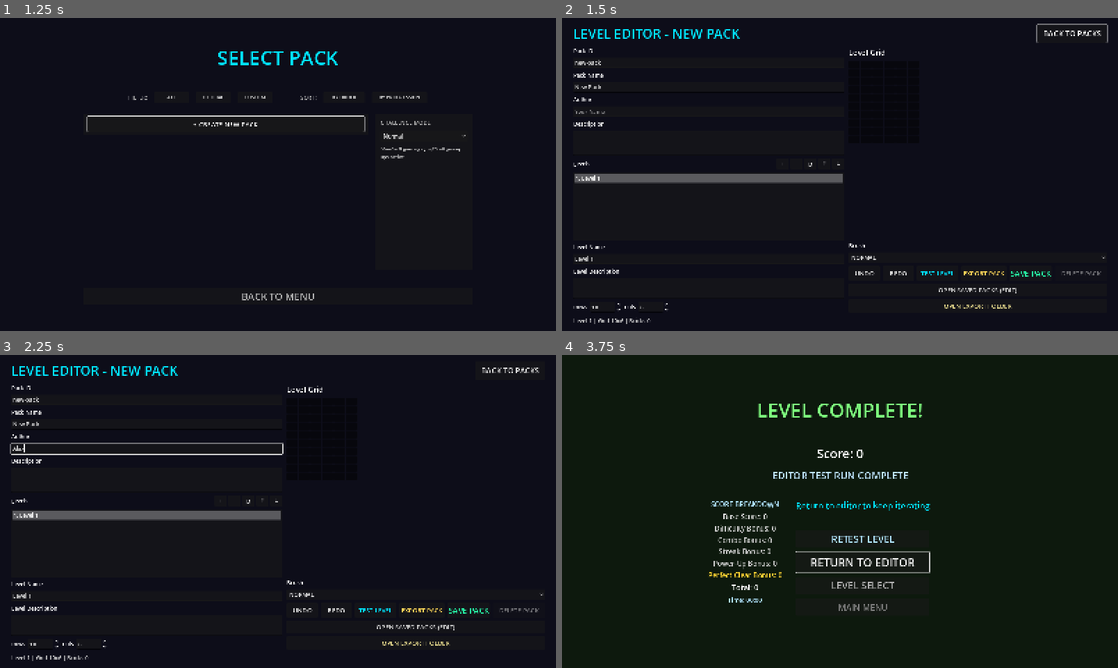
Above: before the commit, frames 1-4 (two rows, left to right).
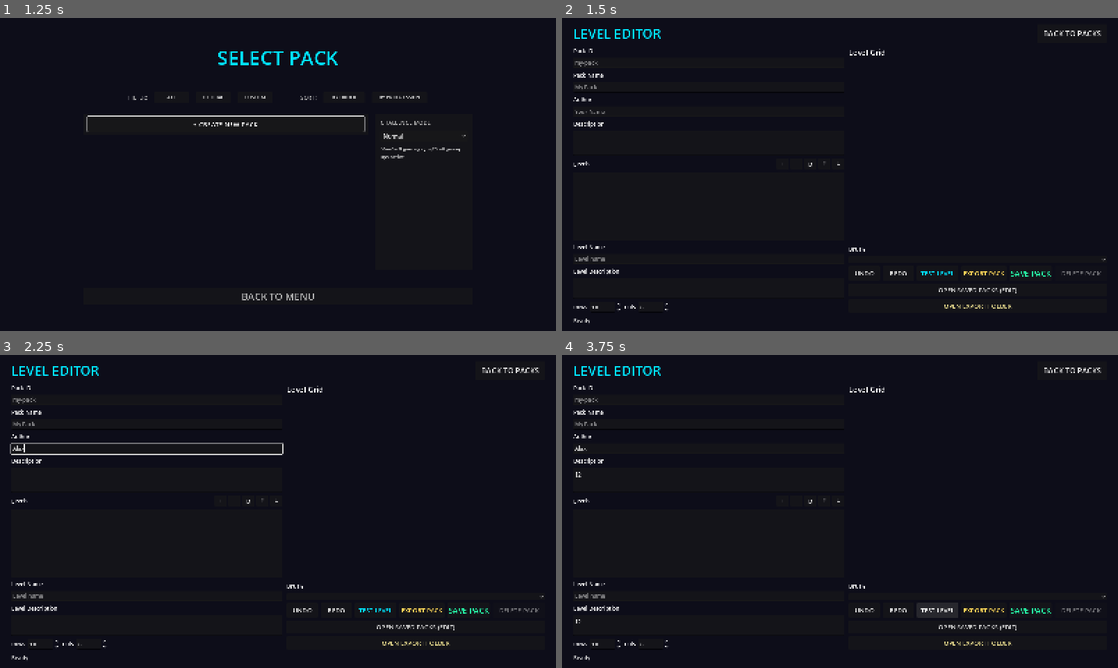
Above: after the commit, the same moments.

Repository: zepanv/zepball
Game: Godot game, scene res://scenes/ui/main_menu.tscn
Same seed, same stepped clock (60 frames per second), same inputs: the game is played once before the commit and once after it.
Inputs (mouse positions are in pixels of both pictures, inside the frame that each line leads up to):
- Up to frame 1 (1.25 s): click "PLAY" at 0.5 s
- Up to frame 2 (1.5 s): click "+ CREATE NEW PACK" at 1.25 s
- Up to frame 3 (2.25 s): click (144, 448) at 2.02 s; type "Alex" at 2.1 s
- Up to frame 4 (3.75 s): click (706, 480) at 2.25 s; type "12" at 2.33 s; click (706, 624) at 2.48 s; type "12" at 2.57 s; click "-" at 2.75 s; click (940, 611) at 3.5 s, where only the run after the commit has a clickable "TEST LEVEL"

Frame 1 is identical in both runs. In frame 2, 2.1% of the frame differs, in the area x 2-99%, y 1-98%; in frame 3, 2.0%; in frame 4, 4.7%, in the area x 2-98%, y 3-98%.
Error after the commit: Parse Error: Could not preload resource script "res://scripts/ui/editor_pack_io_helper.gd". (res://scripts/ui/level_editor.gd:82)

Commit message:
refactor: extract EditorPackIOHelper from level_editor.gd

Diff:
--- /dev/null
+++ b/scripts/ui/editor_pack_io_helper.gd
@@ -0,0 +1,228 @@
+class_name EditorPackIOHelper
+extends RefCounted
+
+func _sanitize_pack_id(raw_id: String) -> String:
+	var value: String = raw_id.strip_edges().to_lower()
+	value = value.replace(" ", "-")
+	var output: String = ""
+	for idx in range(value.length()):
+		var c: String = value.substr(idx, 1)
+		var is_valid: bool = (c >= "a" and c <= "z") or (c >= "0" and c <= "9") or c == "-" or c == "_"
+		if is_valid:
+			output += c
+	while output.find("--") != -1:
+		output = output.replace("--", "-")
+	return output.trim_prefix("-").trim_suffix("-")
+
+func _can_delete_current_pack(parent: Node) -> bool:
+	var pack_id: String = str(parent.current_pack.get("pack_id", "")).strip_edges()
+	if pack_id.is_empty():
+		return false
+	if not PackLoader.pack_exists(pack_id):
+		return false
+	var existing_pack: Dictionary = PackLoader.get_pack(pack_id)
+	if existing_pack.is_empty():
+		return false
+	return str(existing_pack.get("source", "")) == "user"
+
+func _update_delete_button_state(parent: Node) -> void:
+	parent.delete_button.disabled = not _can_delete_current_pack(parent)
+
+func _on_save_button_pressed(parent: Node) -> void:
+	var normalized_pack_id: String = _sanitize_pack_id(parent.pack_id_input.text)
+	if normalized_pack_id.is_empty():
+		parent.status_label.text = "Pack ID is required"
+		return
+	if parent.pack_name_input.text.strip_edges().is_empty():
+		parent.status_label.text = "Pack Name is required"
+		return
+
+	var is_builtin: bool = parent._editing_builtin_pack
+
+	var persist_pack: Dictionary = _build_pack_payload(parent, normalized_pack_id)
+	if persist_pack.is_empty():
+		parent.status_label.text = "Save failed (invalid pack data)"
+		return
+	parent.current_pack = persist_pack.duplicate(true)
+	var saved: bool
+	var saved_as_builtin: bool = is_builtin and OS.is_debug_build()
+	if saved_as_builtin:
+		saved = PackLoader.save_builtin_pack(parent.current_pack)
+	else:
+		saved = PackLoader.save_user_pack(parent.current_pack)
+	if not saved:
+		parent.status_label.text = "Save failed (validation error)"
+		return
+
+	MenuController.current_editor_pack_id = normalized_pack_id
+	if saved_as_builtin:
+		parent.status_label.text = "Saved builtin pack: %s" % normalized_pack_id
+	else:
+		parent.status_label.text = "Saved pack: %s (reopen via OPEN SAVED PACKS -> EDIT)" % normalized_pack_id
+	_update_delete_button_state(parent)
+
+func _on_delete_button_pressed(parent: Node) -> void:
+	var pack_id: String = str(parent.current_pack.get("pack_id", "")).strip_edges()
+	if not _can_delete_current_pack(parent):
+		parent.status_label.text = "Delete available only for saved custom packs"
+		return
+	parent.delete_confirm_dialog.dialog_text = "Delete pack "%s"?
+This cannot be undone." % pack_id
+	parent.delete_confirm_dialog.popup_centered()
+
+func _on_delete_confirm_dialog_confirmed(parent: Node) -> void:
+	var pack_id: String = str(parent.current_pack.get("pack_id", "")).strip_edges()
+	if not _can_delete_current_pack(parent):
+		parent.status_label.text = "Pack is not deletable"
+		_update_delete_button_state(parent)
+		return
+	if not PackLoader.delete_user_pack(pack_id):
+		parent.status_label.text = "Failed to delete pack"
+		return
+	MenuController.current_editor_pack_id = ""
+	parent.status_label.text = "Deleted pack: %s" % pack_id
+	MenuController.show_set_select()
+
+func _on_export_button_pressed(parent: Node) -> void:
+	var export_pack_id: String = _sanitize_pack_id(parent.pack_id_input.text)
+	if export_pack_id.is_empty():
+		export_pack_id = "export-pack"
+
+	var export_pack: Dictionary = _build_pack_payload(parent, export_pack_id)
+	if export_pack.is_empty():
+		parent.status_label.text = "Export failed (invalid pack data)"
+		return
+
+	var root_dir: DirAccess = DirAccess.open("user://")
+	if root_dir == null:
+		parent.status_label.text = "Export failed (cannot access user://)"
+		return
+	if not root_dir.dir_exists("exports"):
+		var mkdir_result: int = root_dir.make_dir_recursive("exports")
+		if mkdir_result != OK:
+			parent.status_label.text = "Export failed (cannot create exports folder)"
+			return
+
+	var dt: Dictionary = Time.get_datetime_dict_from_system(true)
+	var timestamp: String = "%04d%02d%02d-%02d%02d%02d" % [
+		int(dt.get("year", 0)),
+		int(dt.get("month", 0)),
+		int(dt.get("day", 0)),
+		int(dt.get("hour", 0)),
+		int(dt.get("minute", 0)),
+		int(dt.get("second", 0))
+	]
+	var file_name: String = "%s-%s.zeppack" % [export_pack_id, timestamp]
+	var export_path: String = parent.EXPORTS_PATH + file_name
+
+	var file: FileAccess = FileAccess.open(export_path, FileAccess.WRITE)
+	if file == null:
+		parent.status_label.text = "Export failed (cannot write file)"
+		return
+	file.store_string(JSON.stringify(export_pack, "	"))
+	file.close()
+
+	var full_path: String = ProjectSettings.globalize_path(export_path)
+	parent.status_label.text = "Exported: %s" % full_path
+
+func _on_test_button_pressed(parent: Node) -> void:
+	var levels: Array = parent.current_pack.get("levels", [])
+	if levels.is_empty():
+		parent.status_label.text = "Add at least one level before testing"
+		return
+	var level_data: Dictionary = parent._normalize_level_to_play_area(parent._get_current_level())
+	var level_name: String = str(level_data.get("name", "")).strip_edges()
+	if level_name.is_empty():
+		level_data["name"] = "Level %d" % (parent.selected_level_index + 1)
+	var level_grid: Dictionary = level_data.get("grid", {})
+	var limits: Dictionary = parent._get_grid_limits_for_play_area(level_grid)
+	level_grid["rows"] = clampi(int(level_grid.get("rows", parent.DEFAULT_ROWS)), 1, int(limits.get("max_rows", 1)))
+	level_grid["cols"] = clampi(int(level_grid.get("cols", parent.DEFAULT_COLS)), 1, int(limits.get("max_cols", 1)))
+	level_data["grid"] = level_grid
+
+	var test_pack: Dictionary = parent.current_pack.duplicate(true)
+	var test_levels: Array = test_pack.get("levels", [])
+	test_levels[parent.selected_level_index] = level_data
+	test_pack["levels"] = test_levels
+	test_pack["source"] = "user"
+	if str(test_pack.get("pack_id", "")).strip_edges().is_empty():
+		test_pack["pack_id"] = "editor-test-pack"
+	if str(test_pack.get("name", "")).strip_edges().is_empty():
+		test_pack["name"] = "Editor Test Pack"
+
+	MenuController.start_editor_test(test_pack, parent.selected_level_index, parent._editing_builtin_pack)
+
+func _on_open_exports_folder_button_pressed(parent: Node) -> void:
+	var root_dir: DirAccess = DirAccess.open("user://")
+	if root_dir == null:
+		parent.status_label.text = "Cannot access user://"
+		return
+	if not root_dir.dir_exists("exports"):
+		var mkdir_result: int = root_dir.make_dir_recursive("exports")
+		if mkdir_result != OK:
+			parent.status_label.text = "Cannot create exports folder"
+			return
+
+	var exports_global_path: String = ProjectSettings.globalize_path(parent.EXPORTS_PATH)
+	var opened: Error = OS.shell_open(exports_global_path)
+	if opened != OK:
+		# Fallback URI form for desktop environments that prefer file scheme.
+		opened = OS.shell_open("file://" + exports_global_path)
+	if opened != OK:
+		parent.status_label.text = "Failed to open export folder"
+		return
+	parent.status_label.text = "Opened export folder: %s" % exports_global_path
+
+func _build_pack_payload(parent: Node, target_pack_id: String) -> Dictionary:
+	var to_save: Dictionary = parent.current_pack.duplicate(true)
+	var pack_id: String = _sanitize_pack_id(target_pack_id)
+	if pack_id.is_empty():
+		return {}
+	var pack_name: String = parent.pack_name_input.text.strip_edges()
+	if pack_name.is_empty():
+		return {}
+
+	to_save["pack_id"] = pack_id
+	to_save["name"] = pack_name
+	to_save["author"] = parent.author_input.text.strip_edges()
+	to_save["description"] = parent.description_input.text.strip_edges()
+	to_save["source"] = "user"
+	to_save["updated_at"] = Time.get_datetime_string_from_system(true)
+	if not to_save.has("created_at"):
+		to_save["created_at"] = to_save["updated_at"]
+
+	var levels: Array = to_save.get("levels", [])
+	parent._reindex_levels(levels)
+	for idx in range(levels.size()):
+		if not (levels[idx] is Dictionary):
+			continue
+		var source_level: Dictionary = levels[idx]
+		var level_data: Dictionary = parent._normalize_level_to_play_area(source_level)
+		if str(level_data.get("name", "")).strip_edges().is_empty():
+			level_data["name"] = "Level %d" % (idx + 1)
+		levels[idx] = level_data
+	to_save["levels"] = levels
+	to_save["zeppack_version"] = 2 if _requires_pack_v2(to_save) else 1
+
+	var errors: Array[String] = PackLoader.validate_pack(to_save)
+	if not errors.is_empty():
+		push_warning("LevelEditor export/save payload invalid: %s" % "; ".join(errors))
+		return {}
+
+	return to_save
+
+func _requires_pack_v2(pack_data: Dictionary) -> bool:
+	var levels: Array = pack_data.get("levels", [])
+	for level_variant in levels:
+		if not (level_variant is Dictionary):
+			continue
+		var level_data: Dictionary = level_variant
+		var bricks: Array = level_data.get("bricks", [])
+		for brick_variant in bricks:
+			if not (brick_variant is Dictionary):
+				continue
+			var brick_data: Dictionary = brick_variant
+			var brick_type: String = str(brick_data.get("type", ""))
+			if brick_type == "FORCE_ARROW" or brick_type == "POWERUP_BRICK":
+				return true
+	return false
--- a/scripts/ui/level_editor.gd
+++ b/scripts/ui/level_editor.gd
@@ -79,12 +79,15 @@
 
 const EDITOR_UNDO_HELPER_SCRIPT = preload("res://scripts/ui/editor_undo_helper.gd")
 const EDITOR_GRID_HELPER_SCRIPT = preload("res://scripts/ui/editor_grid_helper.gd")
+const EDITOR_PACK_IO_HELPER_SCRIPT = preload("res://scripts/ui/editor_pack_io_helper.gd")
 var undo_helper: RefCounted = null
 var grid_helper: RefCounted = null
+var pack_io_helper: RefCounted = null
 
 func _ready() -> void:
 	undo_helper = EDITOR_UNDO_HELPER_SCRIPT.new()
 	grid_helper = EDITOR_GRID_HELPER_SCRIPT.new()
+	pack_io_helper = EDITOR_PACK_IO_HELPER_SCRIPT.new()
 	_update_back_button_text()
 	_initialize_palette()
 	_initialize_editor_pack()
@@ -294,18 +297,12 @@
 
 
 func _can_delete_current_pack() -> bool:
-	var pack_id: String = str(current_pack.get("pack_id", "")).strip_edges()
-	if pack_id.is_empty():
-		return false
-	if not PackLoader.pack_exists(pack_id):
-		return false
-	var existing_pack: Dictionary = PackLoader.get_pack(pack_id)
-	if existing_pack.is_empty():
-		return false
-	return str(existing_pack.get("source", "")) == "user"
+	return pack_io_helper._can_delete_current_pack(self)
+
 
 func _update_delete_button_state() -> void:
-	delete_button.disabled = not _can_delete_current_pack()
+	pack_io_helper._update_delete_button_state(self)
+
 
 func _refresh_grid() -> void:
 	grid_helper._refresh_grid(self)
@@ -336,17 +333,8 @@
 
 
 func _sanitize_pack_id(raw_id: String) -> String:
-	var value: String = raw_id.strip_edges().to_lower()
-	value = value.replace(" ", "-")
-	var output: String = ""
-	for idx in range(value.length()):
-		var c: String = value.substr(idx, 1)
-		var is_valid: bool = (c >= "a" and c <= "z") or (c >= "0" and c <= "9") or c == "-" or c == "_"
-		if is_valid:
-			output += c
-	while output.find("--") != -1:
-		output = output.replace("--", "-")
-	return output.trim_prefix("-").trim_suffix("-")
+	return pack_io_helper._sanitize_pack_id(raw_id)
+
 
 func _on_grid_cell_pressed(row: int, col: int) -> void:
 	var target_type: String = "" if selected_brick_type == "ERASER" else selected_brick_type
@@ -506,127 +494,24 @@
 
 
 func _on_save_button_pressed() -> void:
-	var normalized_pack_id: String = _sanitize_pack_id(pack_id_input.text)
-	if normalized_pack_id.is_empty():
-		status_label.text = "Pack ID is required"
-		return
-	if pack_name_input.text.strip_edges().is_empty():
-		status_label.text = "Pack Name is required"
-		return
-
-	var is_builtin: bool = _editing_builtin_pack
-
-	var persist_pack: Dictionary = _build_pack_payload(normalized_pack_id)
-	if persist_pack.is_empty():
-		status_label.text = "Save failed (invalid pack data)"
-		return
-	current_pack = persist_pack.duplicate(true)
-	var saved: bool
-	var saved_as_builtin: bool = is_builtin and OS.is_debug_build()
-	if saved_as_builtin:
-		saved = PackLoader.save_builtin_pack(current_pack)
-	else:
-		saved = PackLoader.save_user_pack(current_pack)
-	if not saved:
-		status_label.text = "Save failed (validation error)"
-		return
-
-	MenuController.current_editor_pack_id = normalized_pack_id
-	if saved_as_builtin:
-		status_label.text = "Saved builtin pack: %s" % normalized_pack_id
-	else:
-		status_label.text = "Saved pack: %s (reopen via OPEN SAVED PACKS -> EDIT)" % normalized_pack_id
-	_update_delete_button_state()
+	pack_io_helper._on_save_button_pressed(self)
+
 
 func _on_delete_button_pressed() -> void:
-	var pack_id: String = str(current_pack.get("pack_id", "")).strip_edges()
-	if not _can_delete_current_pack():
-		status_label.text = "Delete available only for saved custom packs"
-		return
-	delete_confirm_dialog.dialog_text = "Delete pack \"%s\"?\nThis cannot be undone." % pack_id
-	delete_confirm_dialog.popup_centered()
+	pack_io_helper._on_delete_button_pressed(self)
+
 
 func _on_delete_confirm_dialog_confirmed() -> void:
-	var pack_id: String = str(current_pack.get("pack_id", "")).strip_edges()
-	if not _can_delete_current_pack():
-		status_label.text = "Pack is not deletable"
-		_update_delete_button_state()
-		return
-	if not PackLoader.delete_user_pack(pack_id):
-		status_label.text = "Failed to delete pack"
-		return
-	MenuController.current_editor_pack_id = ""
-	status_label.text = "Deleted pack: %s" % pack_id
-	MenuController.show_set_select()
+	pack_io_helper._on_delete_confirm_dialog_confirmed(self)
+
 
 func _on_export_button_pressed() -> void:
-	var export_pack_id: String = _sanitize_pack_id(pack_id_input.text)
-	if export_pack_id.is_empty():
-		export_pack_id = "export-pack"
-
-	var export_pack: Dictionary = _build_pack_payload(export_pack_id)
-	if export_pack.is_empty():
-		status_label.text = "Export failed (invalid pack data)"
-		return
-
-	var root_dir: DirAccess = DirAccess.open("user://")
-	if root_dir == null:
-		status_label.text = "Export failed (cannot access user://)"
-		return
-	if not root_dir.dir_exists("exports"):
-		var mkdir_result: int = root_dir.make_dir_recursive("exports")
-		if mkdir_result != OK:
-			status_label.text = "Export failed (cannot create exports folder)"
-			return
-
-	var dt: Dictionary = Time.get_datetime_dict_from_system(true)
-	var timestamp: String = "%04d%02d%02d-%02d%02d%02d" % [
-		int(dt.get("year", 0)),
-		int(dt.get("month", 0)),
-		int(dt.get("day", 0)),
-		int(dt.get("hour", 0)),
-		int(dt.get("minute", 0)),
-		int(dt.get("second", 0))
-	]
-	var file_name: String = "%s-%s.zeppack" % [export_pack_id, timestamp]
-	var export_path: String = EXPORTS_PATH + file_name
-
-	var file: FileAccess = FileAccess.open(export_path, FileAccess.WRITE)
-	if file == null:
-		status_label.text = "Export failed (cannot write file)"
-		return
-	file.store_string(JSON.stringify(export_pack, "\t"))
-	file.close()
-
-	var full_path: String = ProjectSettings.globalize_path(export_path)
-	status_label.text = "Exported: %s" % full_path
+	pack_io_helper._on_export_button_pressed(self)
+
 
 func _on_test_button_pressed() -> void:
-	var levels: Array = current_pack.get("levels", [])
-	if levels.is_empty():
-		status_label.text = "Add at least one level before testing"
-		return
-	var level_data: Dictionary = _normalize_level_to_play_area(_get_current_level())
-	var level_name: String = str(level_data.get("name", "")).strip_edges()
-	if level_name.is_empty():
-		level_data["name"] = "Level %d" % (selected_level_index + 1)
-	var level_grid: Dictionary = level_data.get("grid", {})
-	var limits: Dictionary = _get_grid_limits_for_play_area(level_grid)
-	level_grid["rows"] = clampi(int(level_grid.get("rows", DEFAULT_ROWS)), 1, int(limits.get("max_rows", 1)))
-	level_grid["cols"] = clampi(int(level_grid.get("cols", DEFAULT_COLS)), 1, int(limits.get("max_cols", 1)))
-	level_data["grid"] = level_grid
-
-	var test_pack: Dictionary = current_pack.duplicate(true)
-	var test_levels: Array = test_pack.get("levels", [])
-	test_levels[selected_level_index] = level_data
-	test_pack["levels"] = test_levels
-	test_pack["source"] = "user"
-	if str(test_pack.get("pack_id", "")).strip_edges().is_empty():
-		test_pack["pack_id"] = "editor-test-pack"
-	if str(test_pack.get("name", "")).strip_edges().is_empty():
-		test_pack["name"] = "Editor Test Pack"
-
-	MenuController.start_editor_test(test_pack, selected_level_index, _editing_builtin_pack)
+	pack_io_helper._on_test_button_pressed(self)
+
 
 func _on_undo_button_pressed() -> void:
 	undo_helper._on_undo_button_pressed(self)
@@ -641,76 +526,12 @@
 	MenuController.show_set_select()
 
 func _on_open_exports_folder_button_pressed() -> void:
-	var root_dir: DirAccess = DirAccess.open("user://")
-	if root_dir == null:
-		status_label.text = "Cannot access user://"
-		return
-	if not root_dir.dir_exists("exports"):
-		var mkdir_result: int = root_dir.make_dir_recursive("exports")
-		if mkdir_result != OK:
-			status_label.text = "Cannot create exports folder"
-			return
-
-	var exports_global_path: String = ProjectSettings.globalize_path(EXPORTS_PATH)
-	var opened: Error = OS.shell_open(exports_global_path)
-	if opened != OK:
-		# Fallback URI form for desktop environments that prefer file scheme.
-		opened = OS.shell_open("file://" + exports_global_path)
-	if opened != OK:
-		status_label.text = "Failed to open export folder"
-		return
-	status_label.text = "Opened export folder: %s" % exports_global_path
+	pack_io_helper._on_open_exports_folder_button_pressed(self)
+
 
 func _build_pack_payload(target_pack_id: String) -> Dictionary:
-	var to_save: Dictionary = current_pack.duplicate(true)
-	var pack_id: String = _sanitize_pack_id(target_pack_id)
-	if pack_id.is_empty():
-		return {}
-	var pack_name: String = pack_name_input.text.strip_edges()
-	if pack_name.is_empty():
-		return {}
-
-	to_save["pack_id"] = pack_id
-	to_save["name"] = pack_name
-	to_save["author"] = author_input.text.strip_edges()
-	to_save["description"] = description_input.text.strip_edges()
-	to_save["source"] = "user"
-	to_save["updated_at"] = Time.get_datetime_string_from_system(true)
-	if not to_save.has("created_at"):
-		to_save["created_at"] = to_save["updated_at"]
-
-	var levels: Array = to_save.get("levels", [])
-	_reindex_levels(levels)
-	for idx in range(levels.size()):
-		if not (levels[idx] is Dictionary):
-			continue
-		var source_level: Dictionary = levels[idx]
-		var level_data: Dictionary = _normalize_level_to_play_area(source_level)
-		if str(level_data.get("name", "")).strip_edges().is_empty():
-			level_data["name"] = "Level %d" % (idx + 1)
-		levels[idx] = level_data
-	to_save["levels"] = levels
-	to_save["zeppack_version"] = 2 if _requires_pack_v2(to_save) else 1
-
-	var errors: Array[String] = PackLoader.validate_pack(to_save)
-	if not errors.is_empty():
-		push_warning("LevelEditor export/save payload invalid: %s" % "; ".join(errors))
-		return {}
-
-	return to_save
+	return pack_io_helper._build_pack_payload(self, target_pack_id)
+
 
 func _requires_pack_v2(pack_data: Dictionary) -> bool:
-	var levels: Array = pack_data.get("levels", [])
-	for level_variant in levels:
-		if not (level_variant is Dictionary):
-			continue
-		var level_data: Dictionary = level_variant
-		var bricks: Array = level_data.get("bricks", [])
-		for brick_variant in bricks:
-			if not (brick_variant is Dictionary):
-				continue
-			var brick_data: Dictionary = brick_variant
-			var brick_type: String = str(brick_data.get("type", ""))
-			if brick_type == "FORCE_ARROW" or brick_type == "POWERUP_BRICK":
-				return true
-	return false
+	return pack_io_helper._requires_pack_v2(pack_data)
